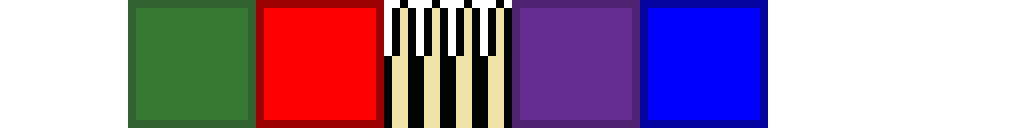
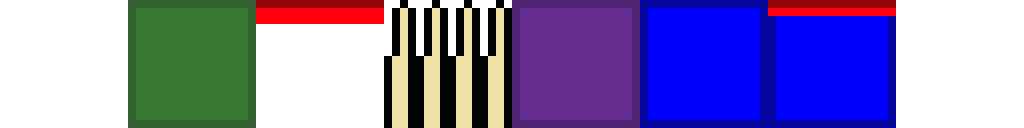
Layered file, before and after one edit (1024 x 128). Changes by layer:
painted on "Rectangle 3" over bbox(256, 0, 896, 128)
added layer "LadderOneWayTop" above "Rectangle 5" over bbox(768, 0, 896, 128)
